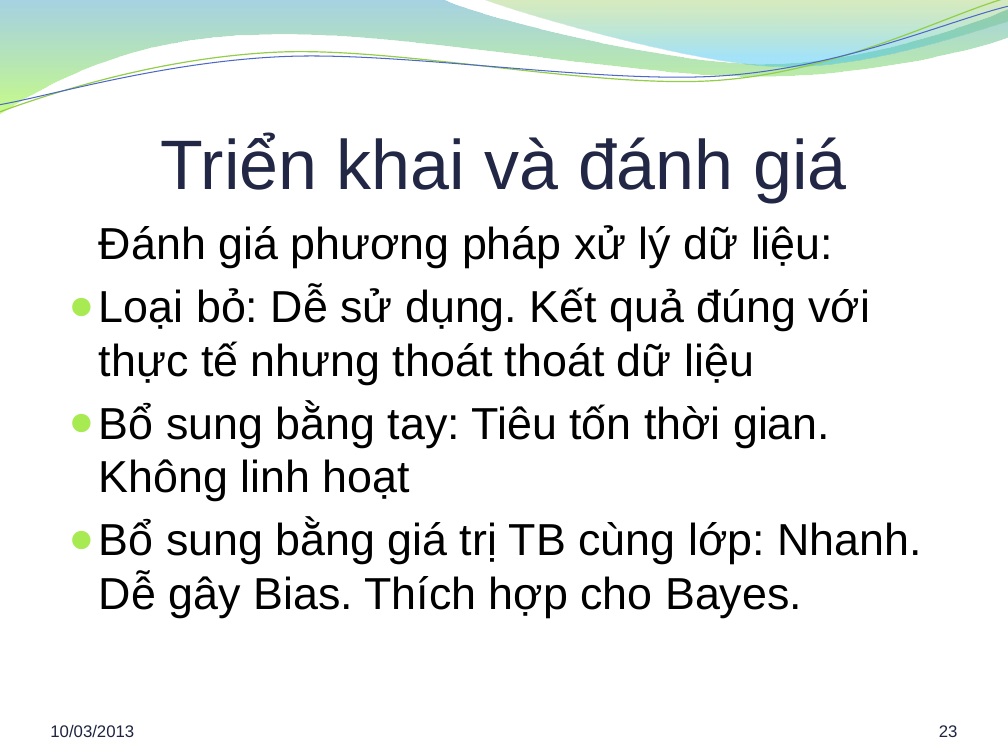
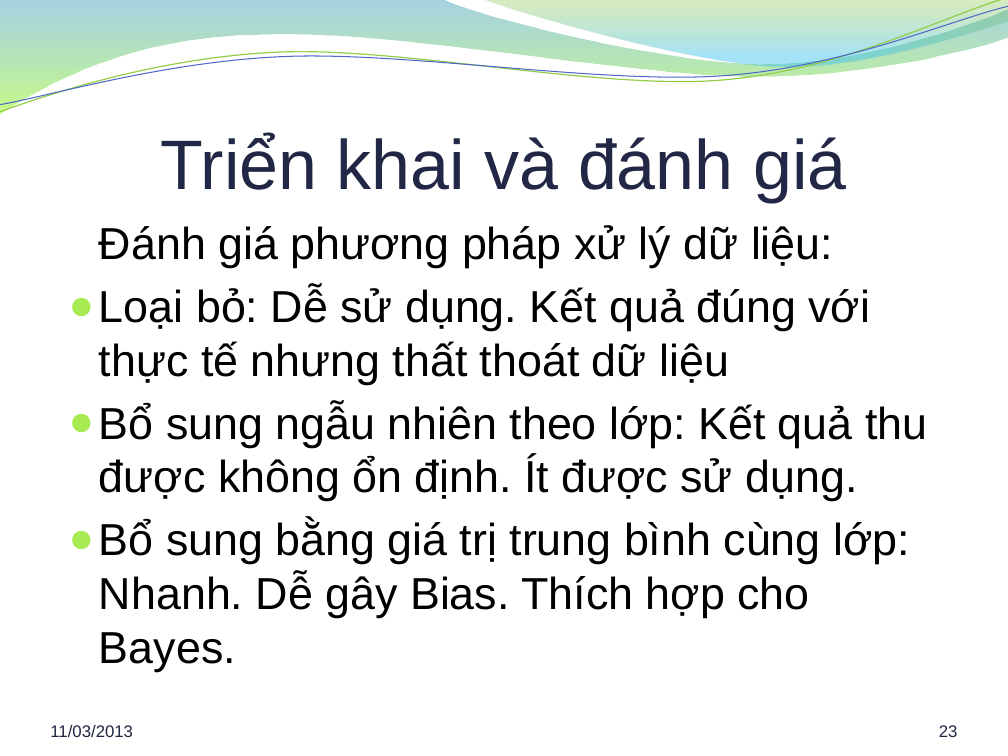
Before and after one commit to hung94it/benhvien, a slide deck: slide 23 of Diabetes/Documents/Report/Bao cao khoa luan.pptx. Drawn at 1008x756 pixels with LibreOffice and Linux fonts; fonts in the diff are those of the drawing; background and template pictures are left out. Boxes give left, top, right and bottom in pixels: in the first picture for what was removed or moved away, otherwise in the second. Text is boxed around its words. In the diff, an @@ line names an element or a change of style, - is before the commit and + after.

```diff
--- a/Diabetes/Documents/Report/Bao cao khoa luan.pptx
+++ b/Diabetes/Documents/Report/Bao cao khoa luan.pptx
@@ text at (99, 287, 927, 672): text changed @@
-● Loại bỏ: Dễ sử dụng. Kết quả đúng với thực tế nhưng thoát thoát dữ liệu
-● Bổ sung bằng tay: Tiêu tốn thời gian. Không linh hoạt
-● Bổ sung bằng giá trị TB cùng lớp: Nhanh. Dễ gây Bias. Thích hợp cho Bayes.
+● Loại bỏ: Dễ sử dụng. Kết quả đúng với thực tế nhưng thất thoát dữ liệu
+● Bổ sung ngẫu nhiên theo lớp: Kết quả thu được không ổn định. Ít được sử dụng.
+● Bổ sung bằng giá trị trung bình cùng lớp: Nhanh. Dễ gây Bias. Thích hợp cho Bayes.
@@ text at (50, 725, 133, 737): text changed @@
-10/03/2013
+11/03/2013
```
Also in this commit, not shown: 26 other slides changed.
